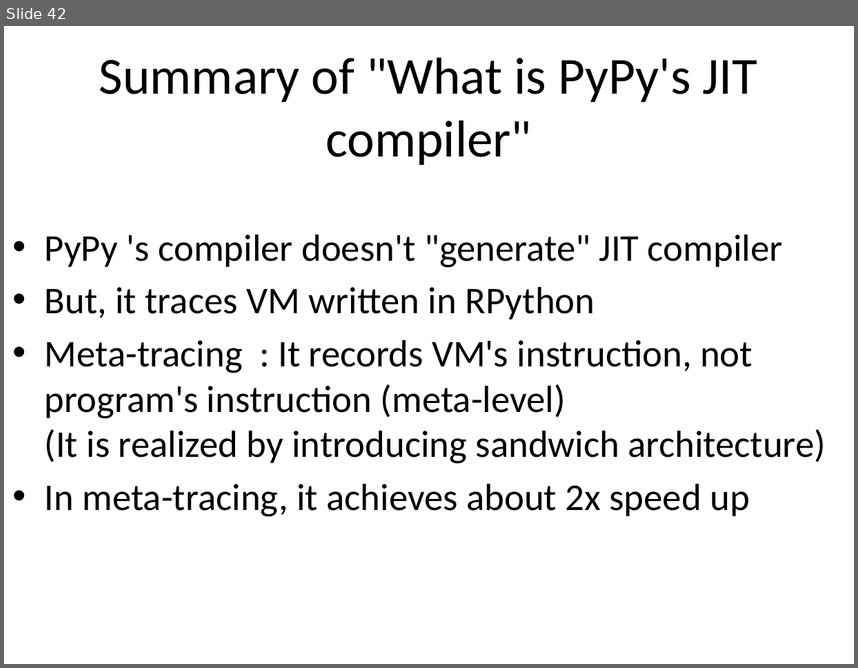
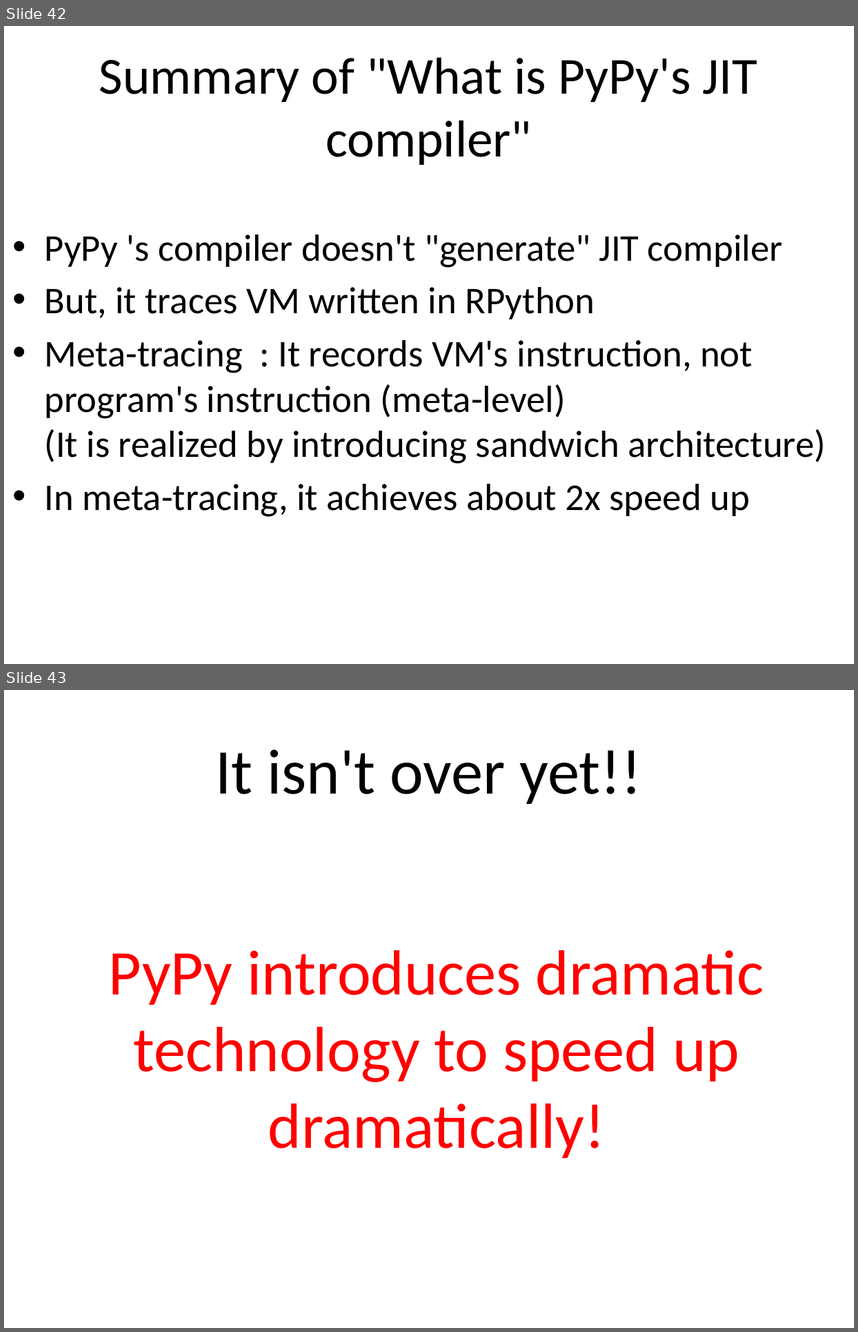
Before and after one commit to ryotaro/pyconjp2012slide, a slide deck: master/Fundamental Technologies Used in PyPy JIT Compiler.pptx. Shown one above the other, each under a label of ours: slide 42 before the commit, slides 42 and 43 after it. The pictures are 858x668 and 858x1332 pixels, drawn with LibreOffice and Linux fonts; fonts in the diff are those of the drawing. Boxes give left, top, right and bottom in pixels: in the first picture for what was removed or moved away, otherwise in the second. Text is boxed around its words. In the diff, an @@ line names an element or a change of style, - is before the commit and + after.

```diff
--- a/master/Fundamental Technologies Used in PyPy JIT Compiler.pptx
+++ b/master/Fundamental Technologies Used in PyPy JIT Compiler.pptx
@@ slide 43 added at <box>4,690,854,1328</box>, background #FFFFFF @@
@@ title added at <box>216,749,642,804</box>, 54 pt, text #000000 @@
+It isn't over yet!!
@@ text added at <box>109,950,764,1158</box>, 54 pt, text #FF0000 @@
+PyPy introduces dramatic technology to speed up dramatically!
```
Also in this commit, not shown: 15 other slides added, 2 slides removed.
